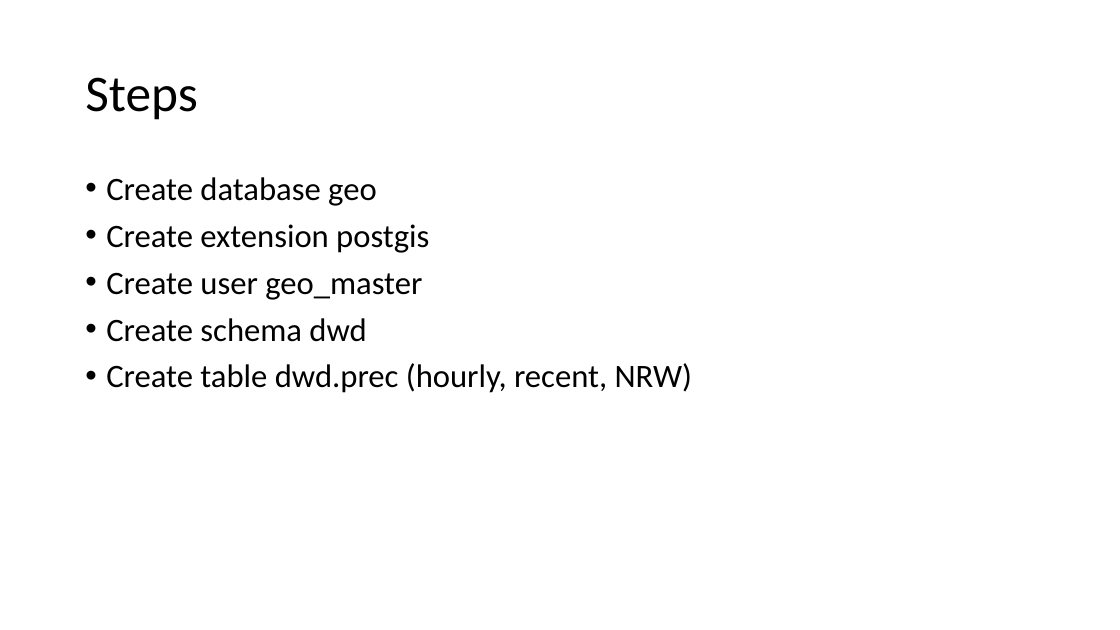
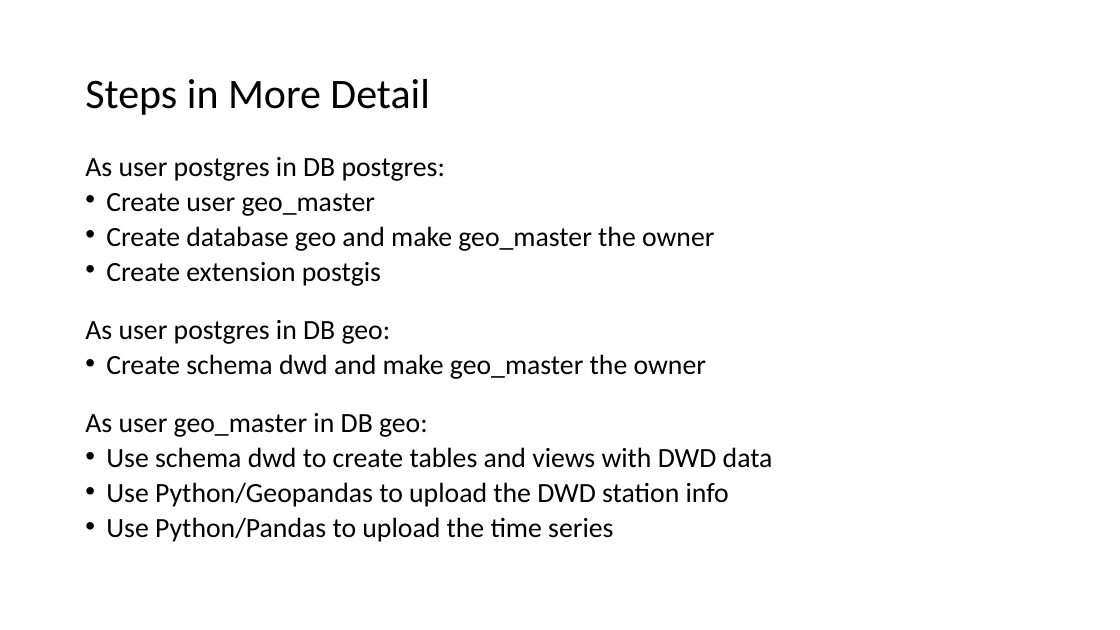
Before and after one commit to rolfbecker/opengeo, a slide deck: slide 6 of geo0940_PostGIS_QGIS_TM_DWD_Prec/PostGIS_QGIS_TimeManager.pptx (slide 3 before the commit). Drawn at 1120x630 pixels with LibreOffice and Linux fonts; fonts in the diff are those of the drawing. Boxes give left, top, right and bottom in pixels: in the first picture for what was removed or moved away, otherwise in the second. Text is boxed around its words. In the diff, an @@ line names an element or a change of style, - is before the commit and + after.

```diff
--- a/geo0940_PostGIS_QGIS_TM_DWD_Prec/PostGIS_QGIS_TimeManager.pptx
+++ b/geo0940_PostGIS_QGIS_TM_DWD_Prec/PostGIS_QGIS_TimeManager.pptx
@@ title at [85,79,429,115]: text changed; size 44 to 36 pt @@
-Steps
+Steps in More Detail
@@ text "As user postgres in DB ...": place and size @@
-text "As user postgres in DB ..." at [106,177,692,393]
+text "As user postgres in DB ..." at [85,157,773,542]
@@ text at [85,157,714,251]: text changed; size 28 to 23.8 pt @@
-• Create database geo
+As user postgres in DB postgres:
+• Create user geo_master
+• Create database geo and make geo_master the owner
@@ text at [106,262,381,286]: size 28 to 23.8 pt in "Create extension postgis"; line spacing 0.9 to 0.7 @@
@@ text at [85,320,773,542]: text changed; size 28 to 23.8 pt @@
-• Create user geo_master
-• Create schema dwd
-• Create table dwd.prec (hourly, recent, NRW)
+As user postgres in DB geo:
+• Create schema dwd and make geo_master the owner
+As user geo_master in DB geo:
+• Use schema dwd to create tables and views with DWD data
+• Use Python/Geopandas to upload the DWD station info
+• Use Python/Pandas to upload the time series
```
Also in this commit, not shown: 3 other slides changed, 3 slides added, 7 other files.
